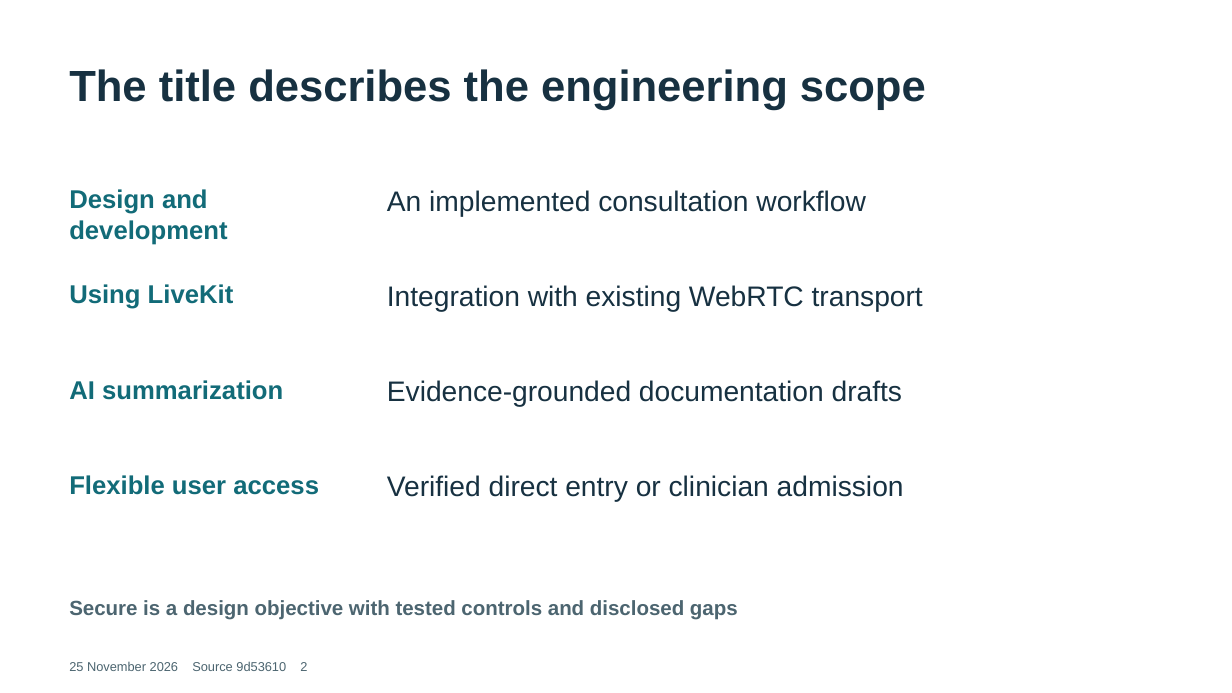
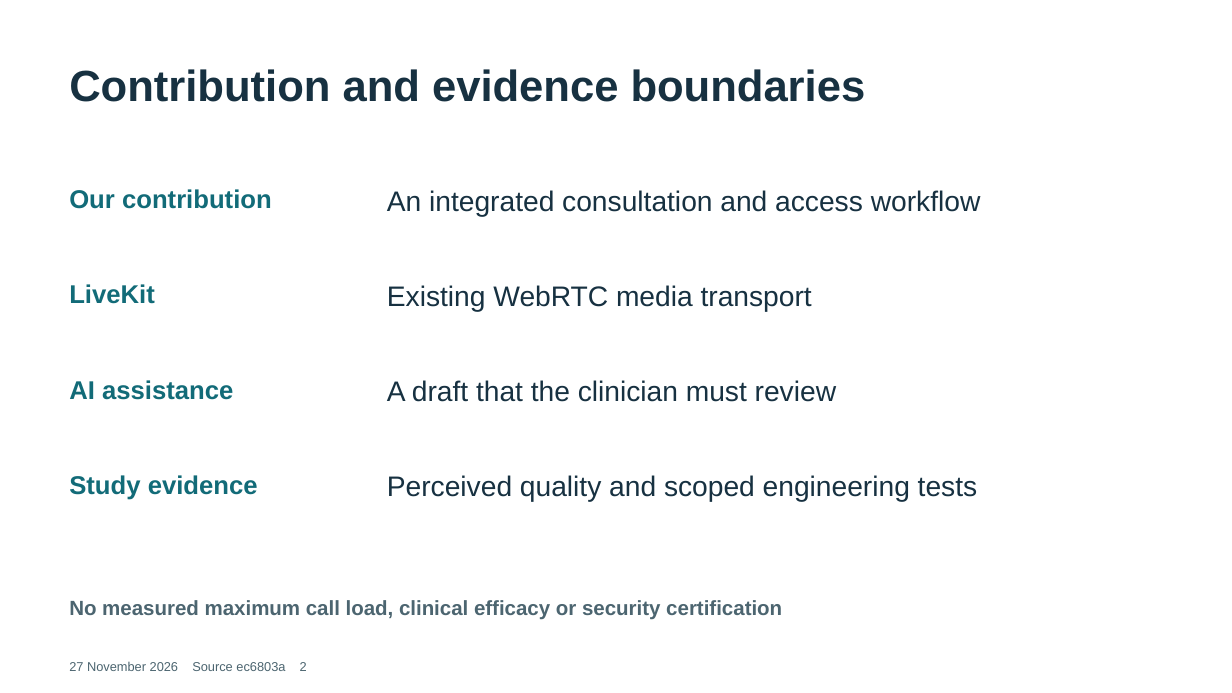
Before and after one commit to Garrette27/Livekit, a slide deck: slide 2 of docs/thesis-defense/TeleConsole-Waiting-Queue-and-Title-Defense.pptx. Drawn at 1232x693 pixels with LibreOffice and Linux fonts; fonts in the diff are those of the drawing. Boxes give left, top, right and bottom in pixels: in the first picture for what was removed or moved away, otherwise in the second. Text is boxed around its words. In the diff, an @@ line names an element or a change of style, - is before the commit and + after.

Commit message:
docs: rebuild 259-page manuscript, 97 ranked panel answers and verified demo defense pack

```diff
--- a/docs/thesis-defense/TeleConsole-Waiting-Queue-and-Title-Defense.pptx
+++ b/docs/thesis-defense/TeleConsole-Waiting-Queue-and-Title-Defense.pptx
@@ text at bbox=[69, 69, 866, 102]: text changed @@
-The title describes the engineering scope
+Contribution and evidence boundaries
@@ text at bbox=[69, 189, 272, 209]: text changed @@
-Design and development
+Our contribution
@@ text at bbox=[387, 190, 981, 217]: text changed @@
-An implemented consultation workflow
+An integrated consultation and access workflow
@@ text at bbox=[69, 284, 155, 304]: text changed @@
-Using LiveKit
+LiveKit
@@ text at bbox=[387, 285, 812, 312]: text changed @@
-Integration with existing WebRTC transport
+Existing WebRTC media transport
@@ text at bbox=[69, 380, 233, 400]: text changed @@
-AI summarization
+AI assistance
@@ text at bbox=[387, 380, 836, 402]: text changed @@
-Evidence-grounded documentation drafts
+A draft that the clinician must review
@@ text at bbox=[69, 475, 258, 500]: text changed @@
-Flexible user access
+Study evidence
@@ text at bbox=[387, 475, 978, 502]: text changed @@
-Verified direct entry or clinician admission
+Perceived quality and scoped engineering tests
@@ text at bbox=[69, 600, 782, 620]: text changed @@
-Secure is a design objective with tested controls and disclosed gaps
+No measured maximum call load, clinical efficacy or security certification
@@ text at bbox=[69, 662, 307, 671]: text changed @@
-25 November 2026 Source 9d53610 2
+27 November 2026 Source ec6803a 2
```
Also in this commit, not shown: 7 other slides changed, 6 slides added, 6 slides removed, 32 other files.
